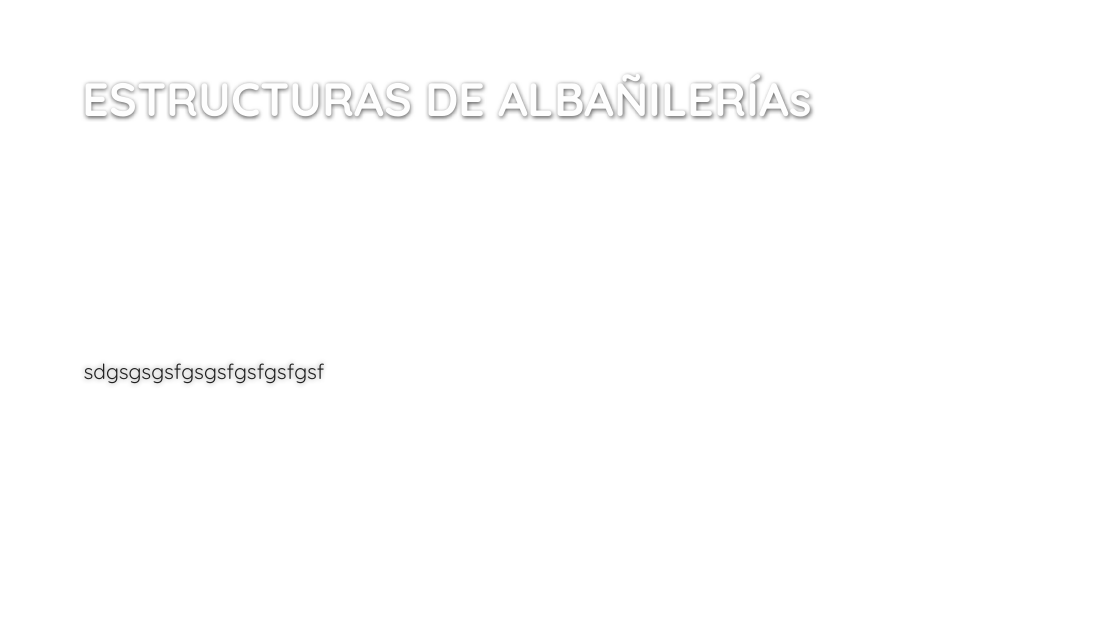
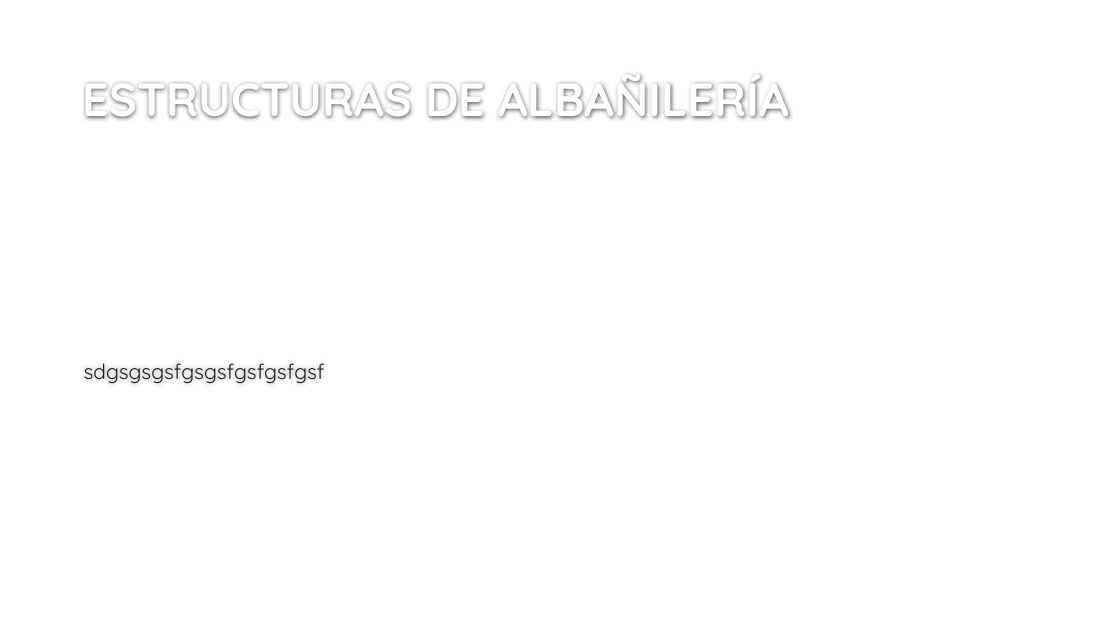
Before and after one commit to ppizarror/proyecto-CI6501, a slide deck: slide 6 of SISTEMAS CONSTRUCTIVOS EN ALBAÑILERIÁ.pptx. Drawn at 1120x630 pixels with LibreOffice and Linux fonts; fonts in the diff are those of the drawing; background and template pictures are left out. Boxes give left, top, right and bottom in pixels: in the first picture for what was removed or moved away, otherwise in the second. Text is boxed around its words. In the diff, an @@ line names an element or a change of style, - is before the commit and + after.

```diff
--- a/SISTEMAS CONSTRUCTIVOS EN ALBAÑILERIÁ.pptx
+++ b/SISTEMAS CONSTRUCTIVOS EN ALBAÑILERIÁ.pptx
@@ title at <box>83,75,789,119</box>: text changed @@
-ESTRUCTURAS DE ALBAÑILERÍAs
+ESTRUCTURAS DE ALBAÑILERÍA
```
Also in this commit, not shown: 6 other slides changed, 10 slides added, 3 slides removed.
